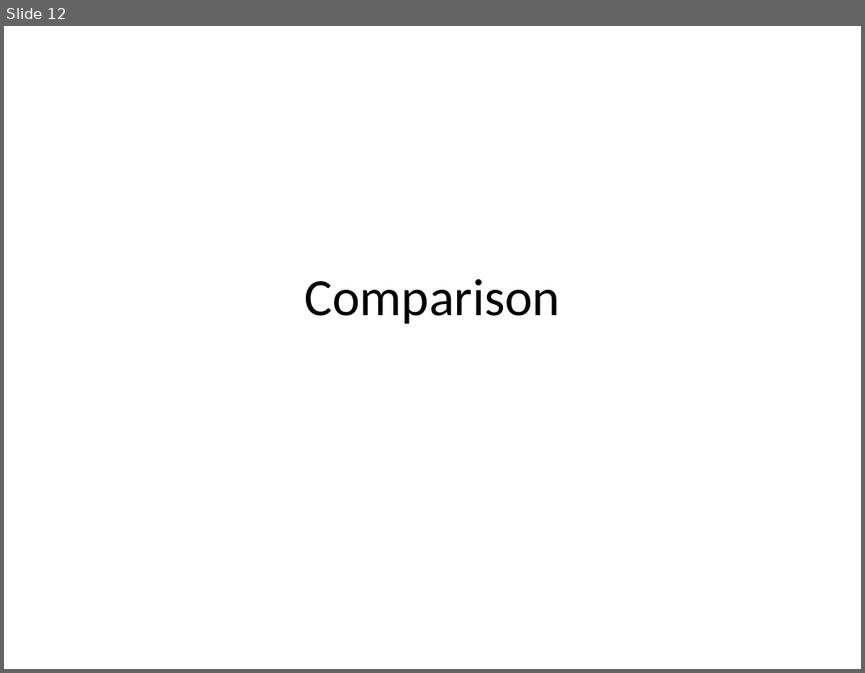
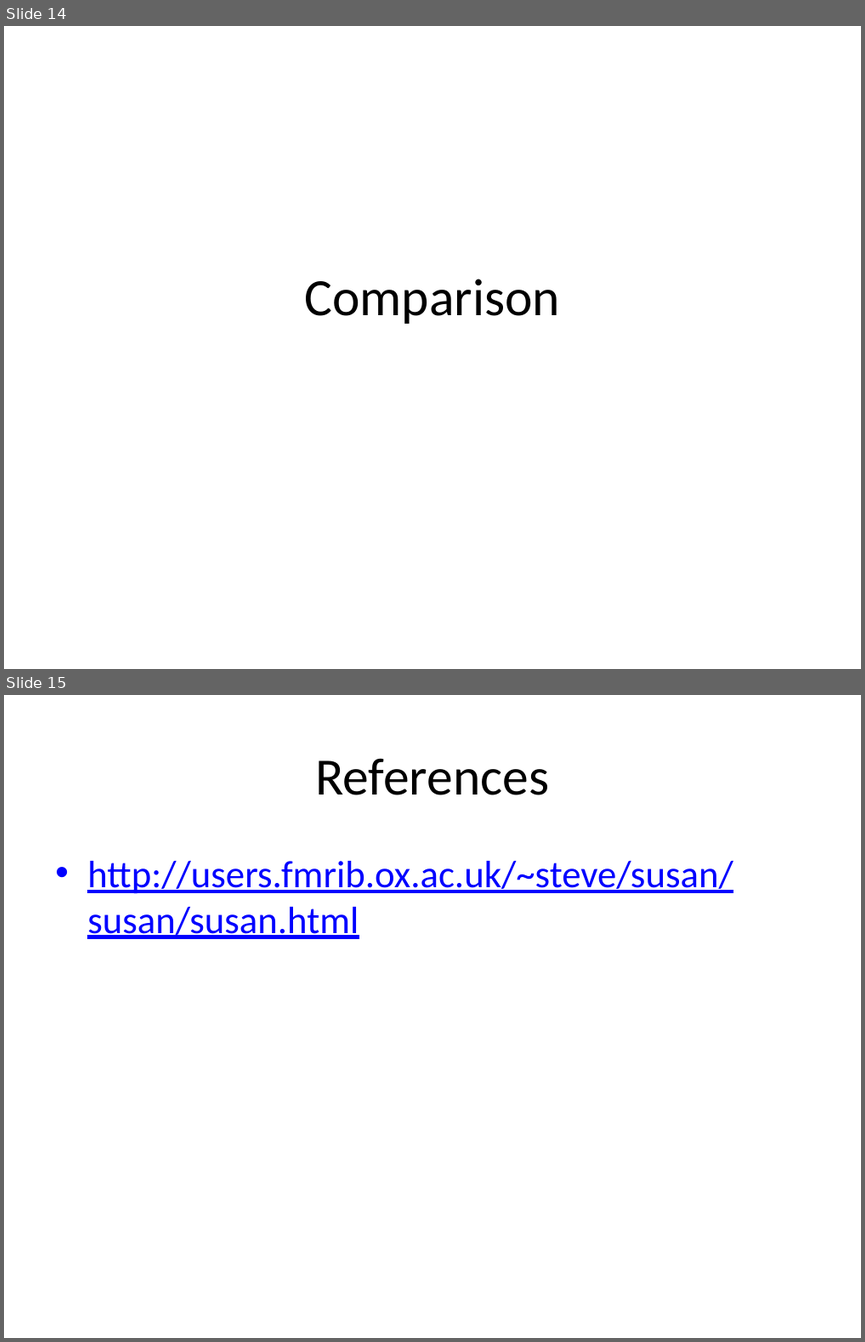
Before and after one commit to michaelwh/susanedge, a slide deck: susanedge-presentation.pptx. Shown one above the other, each under a label of ours: slide 12 before the commit, slides 14 and 15 after it. The pictures are 865x673 and 865x1342 pixels, drawn with LibreOffice and Linux fonts; fonts in the diff are those of the drawing. Boxes give left, top, right and bottom in pixels: in the first picture for what was removed or moved away, otherwise in the second. Text is boxed around its words. In the diff, an @@ line names an element or a change of style, - is before the commit and + after.

```diff
--- a/susanedge-presentation.pptx
+++ b/susanedge-presentation.pptx
@@ slide 15 added at [4, 695, 861, 1338], background #FFFFFF @@
@@ title added at [315, 758, 549, 795], 44 pt, text #000000 @@
+References
@@ text added at [87, 861, 733, 939], 32 pt, text #0000FF, underline @@
+• http://users.fmrib.ox.ac.uk/~steve/susan/susan/susan.html
@@ what was slide 12 is now slide 14 @@
```
Also in this commit, not shown: 2 other slides added, 1 slide removed.
